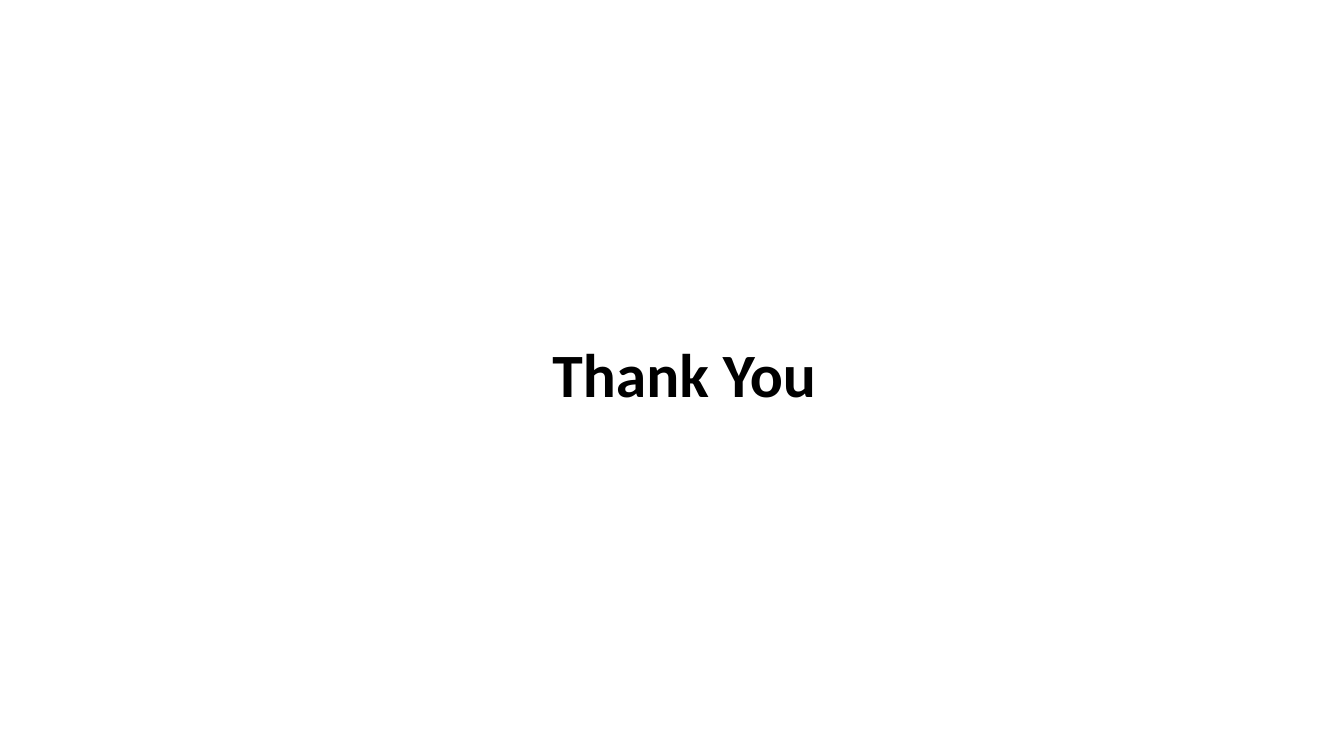
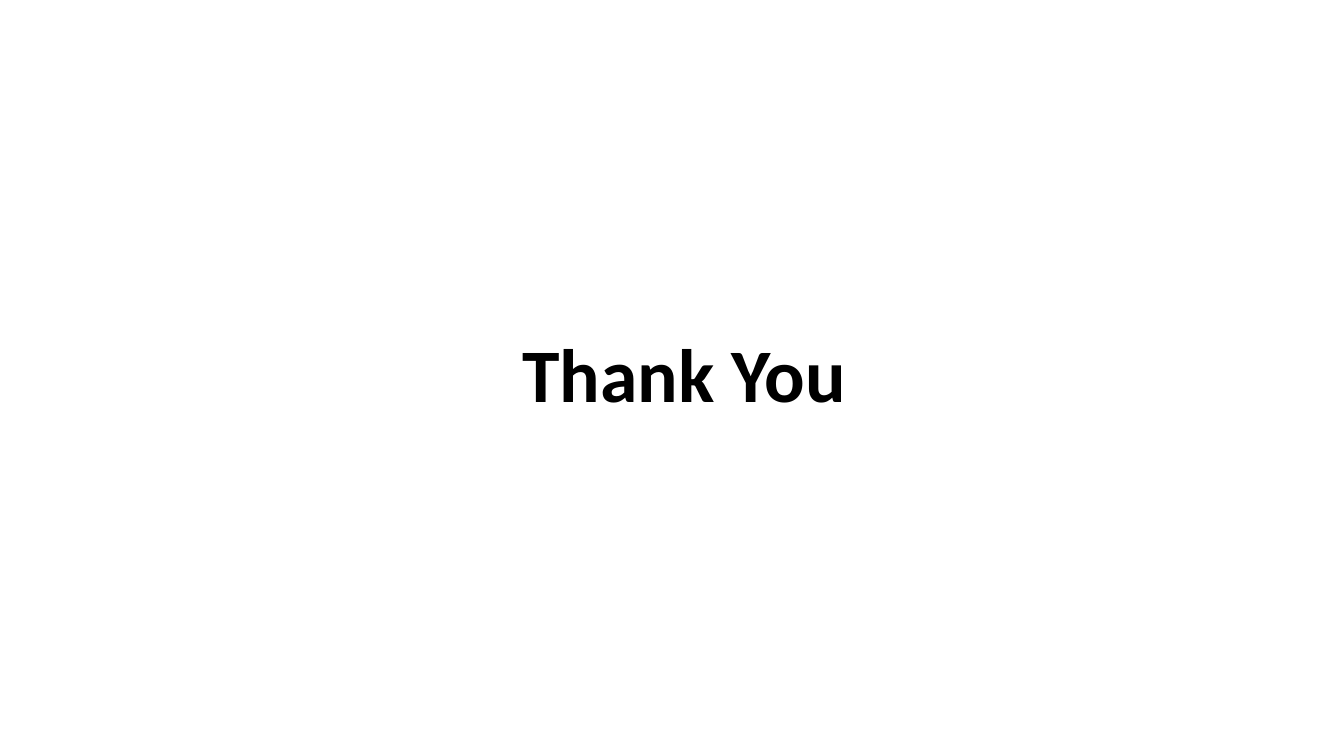
Before and after one commit to alaminbhuyan/DSA-In-Python, a slide deck: slide 11 of Data Structure & Algorithm PDF/DSA.pptx. Drawn at 1344x756 pixels with LibreOffice and Linux fonts; fonts in the diff are those of the drawing. Boxes give left, top, right and bottom in pixels: in the first picture for what was removed or moved away, otherwise in the second. Text is boxed around its words. In the diff, an @@ line names an element or a change of style, - is before the commit and + after.

```diff
--- a/Data Structure & Algorithm PDF/DSA.pptx
+++ b/Data Structure & Algorithm PDF/DSA.pptx
@@ title "Thank You" at (523, 349, 846, 403): size 44 to 54 pt @@
```
Also in this commit, not shown: 1 other slide changed.
